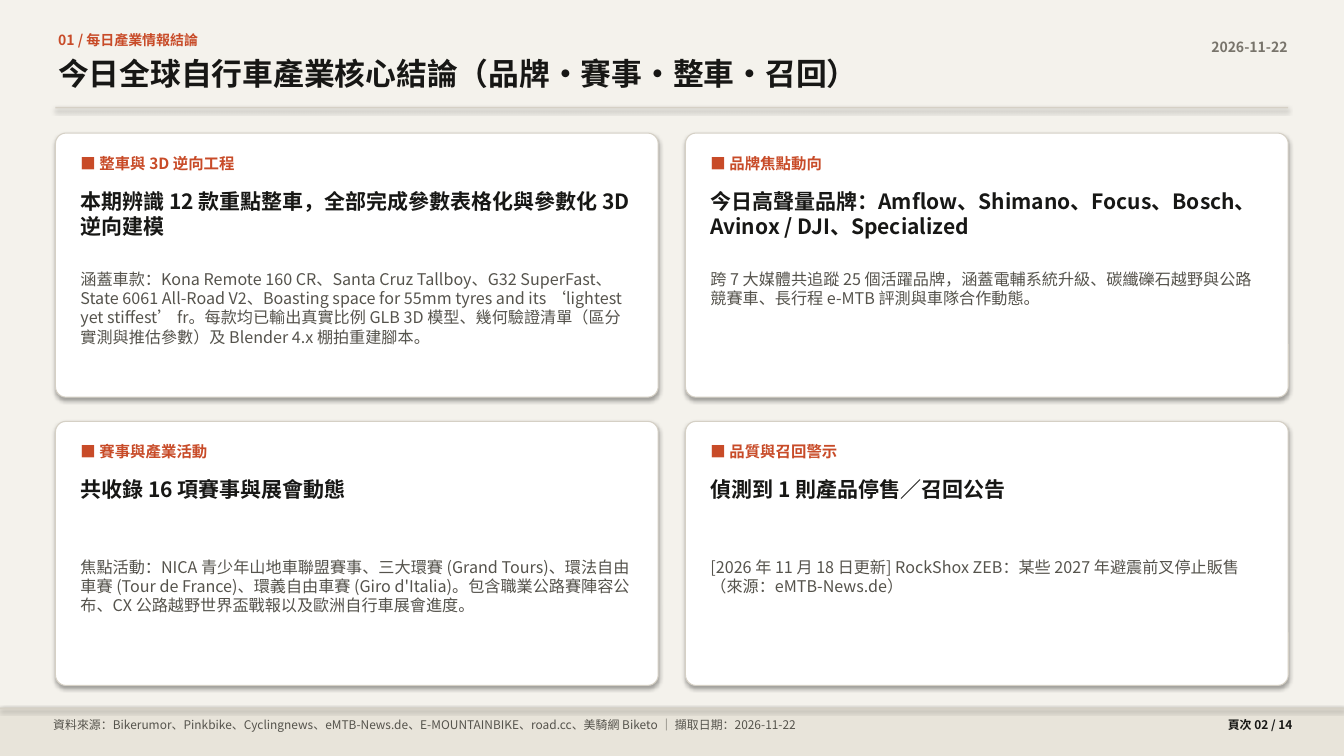
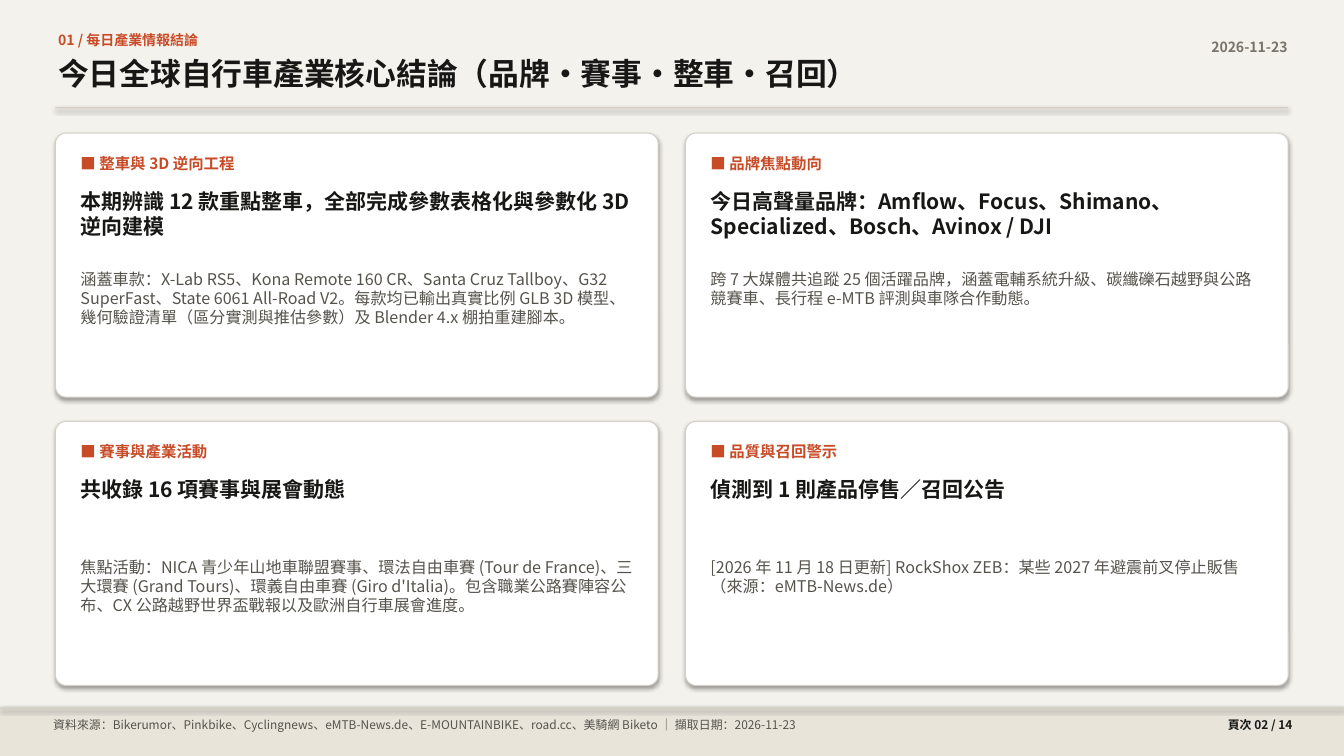
Before and after one commit to pc007ya/BikeResearch-Daily, a slide deck: slide 2 of docs/data/daily_briefing.pptx. Drawn at 1344x756 pixels with LibreOffice and Linux fonts; fonts in the diff are those of the drawing. Boxes give left, top, right and bottom in pixels: in the first picture for what was removed or moved away, otherwise in the second. Text is boxed around its words. In the diff, an @@ line names an element or a change of style, - is before the commit and + after.

```diff
--- a/docs/data/daily_briefing.pptx
+++ b/docs/data/daily_briefing.pptx
@@ text at (x1=1211, y1=41, x2=1287, y2=52): text changed @@
-2026-11-22
+2026-11-23
@@ text at (x1=710, y1=191, x2=1172, y2=239): text changed @@
-今日高聲量品牌：Amflow、Shimano、Focus、Bosch、Avinox / DJI、Specialized
+今日高聲量品牌：Amflow、Focus、Shimano、Specialized、Bosch、Avinox / DJI
@@ text at (x1=80, y1=271, x2=625, y2=325): text changed @@
-涵蓋車款：Kona Remote 160 CR、Santa Cruz Tallboy、G32 SuperFast、State 6061 All-Road V2、Boasting space for 55mm tyres and its ‘lightest yet stiffest’ fr。每款均已輸出真實比例 GLB 3D 模型、幾何驗證清單（區分實測與推估參數）及 Blender 4.x 棚拍重建腳本。
+涵蓋車款：X-Lab RS5、Kona Remote 160 CR、Santa Cruz Tallboy、G32 SuperFast、State 6061 All-Road V2。每款均已輸出真實比例 GLB 3D 模型、幾何驗證清單（區分實測與推估參數）及 Blender 4.x 棚拍重建腳本。
@@ text at (x1=80, y1=559, x2=633, y2=613): text changed @@
-焦點活動：NICA 青少年山地車聯盟賽事、三大環賽 (Grand Tours)、環法自由車賽 (Tour de France)、環義自由車賽 (Giro d'Italia)。包含職業公路賽陣容公布、CX 公路越野世界盃戰報以及歐洲自行車展會進度。
+焦點活動：NICA 青少年山地車聯盟賽事、環法自由車賽 (Tour de France)、三大環賽 (Grand Tours)、環義自由車賽 (Giro d'Italia)。包含職業公路賽陣容公布、CX 公路越野世界盃戰報以及歐洲自行車展會進度。
@@ text at (x1=53, y1=719, x2=796, y2=732): text changed @@
-資料來源：Bikerumor、Pinkbike、Cyclingnews、eMTB-News.de、E-MOUNTAINBIKE、road.cc、美騎網 Biketo ｜ 擷取日期：2026-11-22
+資料來源：Bikerumor、Pinkbike、Cyclingnews、eMTB-News.de、E-MOUNTAINBIKE、road.cc、美騎網 Biketo ｜ 擷取日期：2026-11-23
```
Also in this commit, not shown: 13 other slides changed, 34 other files.
